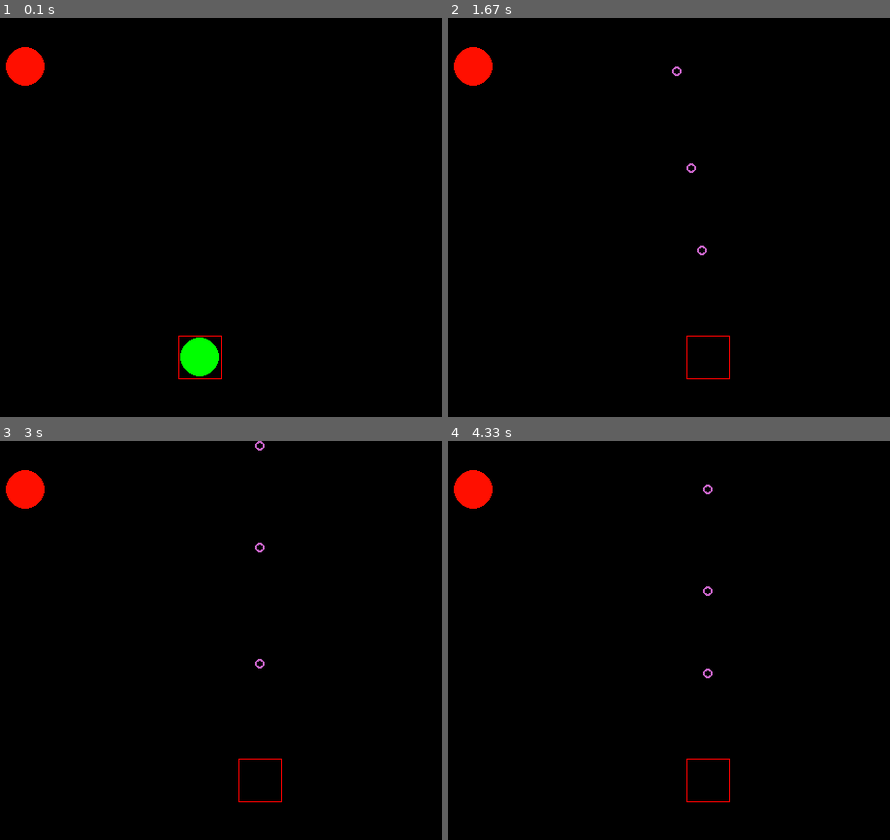
Above: before the commit, frames 1-4 (two rows, left to right).
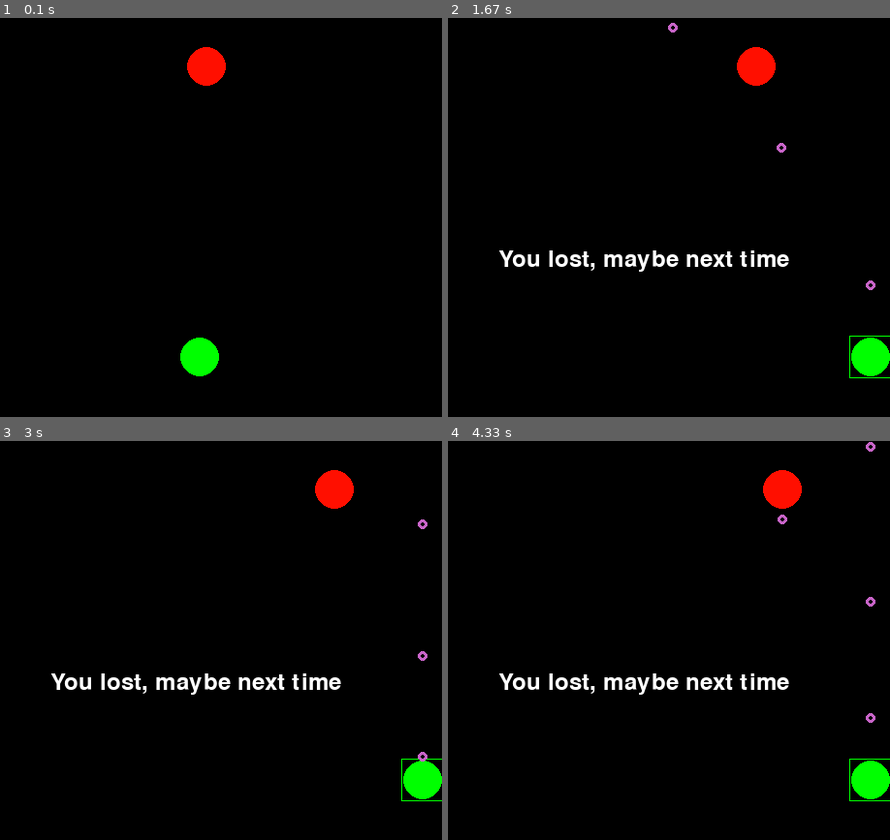
Above: after the commit, the same moments.

Repository: timoogo/pygame_space-invader
Game: pygame game, started from __main__.py
The game is run twice, just before and just after one commit, with the same random seed, the same clock (stepped at 60 frames per second) and the same inputs.
Inputs:
- Up to frame 1 (0.1 s): no input
- Up to frame 2 (1.67 s): hold Space 0.33-0.8 s; hold Right 0.33-0.8 s; hold Right 0.83-1.3 s; tap Space at 0.9, 1.2, 1.4 s; tap D at 0.98 s; hold Right from 1.33 s (still down); tap K at 1.48 s
- Up to frame 3 (3 s): tap Space at 1.7, 1.9, 2.2, 2.47, 2.77, 2.9 s; release Right at 1.8 s; hold Left 1.83-2.37 s; hold Left 2.4-2.8 s; tap D at 2.55 s; hold Right from 2.83 s (still down); tap K at 2.98 s
- Up to frame 4 (4.33 s): tap Space at 3.2, 3.57, 3.87, 4.07 s; release Right at 3.47 s; hold Left 3.5-3.97 s; hold Right from 4 s (still down); tap D at 4.15 s

The runs differ from the first frame. In frame 1, 1.4% of the frame differs, in the area x 1-52%, y 7-91%; in frame 2, 3.6%; in frame 3, 3.5%; in frame 4, 3.6%, in the area x 1-100%, y 0-91%.

Commit message:
major update

Diff:
--- /dev/null
+++ b/CollisionDetection.py
@@ -0,0 +1,13 @@
+import pygame
+import Projectile
+class CollisionDetection:
+    def __init__(self,screen, player, enemy, bullets):
+        self.screen = screen,
+        self.player = player
+        self.enemy = enemy
+        self.bullets = bullets
+        bullets = list[Projectile]
+
+    def Update(self):
+        if self.enemy.has_shot:
+            print("kill")
--- a/Enemy.py
+++ b/Enemy.py
@@ -1,26 +1,29 @@
 import pygame
+import random
 from Projectile import Projectile
 
 
 class Enemy:
-    def __init__(self, screen, player, tab_enemies):
-        self.cooldown_between_shots = 200
-
+    def __init__(self, screen, player):
+        self.cooldown_between_shots = 400
         self.last_fire = 0
         self.screen = screen
-        self.speed = 50
+        self.speed = 0.5
+        self.bullet_speed = 0.8
         self.position = [250, 50]
-        self.state = True
+        self.alive = True
         self.bulletColor = (255, 0, 0)
-        self.bulletPos = [250, 55]
         self.enemyColor = (255, 15, 0)
         self.radius = 20
         self.player = player
-        self.tab_enemies = tab_enemies
         self.projectiles: list[Projectile] = []
-        self.tab_enemies = tab_enemies
-        self.cooldown_between_shots = 200
         self.last_fire = 0
+        ### collision
+        self.collision_color = (255, 0, 0)
+        self.collision_offset = [22, 22]
+
+        ### DEBUGMODE ###
+        self.debug = False
     def Draw(self):
         pygame.draw.circle(self.screen, self.enemyColor, self.position, self.radius)
         self.Update()
@@ -30,33 +33,38 @@
     def Update(self):
         self.OnMoveEvent()
         self.OnShootEvent()
+        self.CollisionArea()
         for p in self.projectiles:
-            p.Move()
+            p.Update()
             if p.position[1] > 0:
                 del p
 
     def OnMoveEvent(self):
-        if self.position[0] <= self.screen.get_width() / 2:
-            self.Move(-1)
-        if self.position[0] >= self.screen.get_width() / 2:
-            self.Move(1)
+        if self.alive:
+            if self.position[0] < self.radius:
+                self.position[1]+=50
+                self.speed = -self.speed
+            elif self.position[0] >= self.screen.get_width() - self.radius:
+                self.position[1] += 50
+                self.speed = -self.speed
+            self.position[0] += self.speed
 
-    def Move(self, vec_dir):
-        if self.state:
-            self.position[0] += vec_dir * self.speed
-            if self.position[0] <= 0 + self.radius:
-                self.position[0] = self.radius
-                self.Move(1)
-            if self.position[0] >= self.screen.get_width() - self.radius:
-                self.position[0] = self.screen.get_width() - self.radius
-                self.Move(-1)
+
 
     def OnShootEvent(self):
-        keys = pygame.key.get_pressed()
-        if keys[pygame.K_b]:
-            now = pygame.time.get_ticks()
-            if now - self.last_fire >= self.cooldown_between_shots:
-                print(f'{now} is shot')
-                self.last_fire = now
-                start_projectile_pos = [*self.position]  # unpacking
-                self.projectiles.append(Projectile(start_projectile_pos, self.screen, owner="enemy"))
+        now = pygame.time.get_ticks()
+        if now - self.last_fire >= self.cooldown_between_shots:
+            self.last_fire = now
+            if random.randint(1, 100) <= 15: # shoots 15% of the time
+
+                    start_projectile_pos = [*self.position]  # unpacking
+                    self.projectiles.append(Projectile(start_projectile_pos, self.screen, self.bullet_speed, "enemy"))
+    def CollisionArea(self):
+        collision_area = [self.position[0] - self.collision_offset[0], self.position[1] - self.collision_offset[1]]
+        self.b_box= pygame.Rect(*collision_area, 2* self.collision_offset[0],2* self.collision_offset[1])
+        if self.debug:
+            pygame.draw.rect(self.screen, self.collision_color, self.b_box, 1)
+
+    def Die(self):
+        if self.alive:
+            self.alive = False
--- a/Player.py
+++ b/Player.py
@@ -1,9 +1,11 @@
+import math
+
 import pygame
 from Projectile import Projectile
-
+from Enemy import  Enemy
 
 class Player:
-    def __init__(self, screen, tab_enemies):
+    def __init__(self, screen):
         ### SOME REQUIRED CALC ###
         self.screen_x = screen.get_width()
         self.screen_y = screen.get_height()
@@ -11,29 +13,31 @@
         ### SCREEN ###
         self.screen = screen
         ### PLAYER STATS
-        self.speed = 0.75
-        self.position = [int(self.screen_x / 2), int(self.screen_y - self.offset_y)]
+        self.speed = 2
+        self.position  = [int(self.screen_x / 2), int(self.screen_y - self.offset_y)]
         self.alive = True
+        ### enemy
+        self.enemy = Enemy(screen, self)
+        #self.enemy_bullet = self.enemy.bulletPos
 
-
+        ### PLAYER COLORS AND DEBUG COLLISIONS ###
+        self.radius = 20
+        self.bullet_speed = 2
+        self.player_color = (0, 255, 0)
         self.debug = False
-        ### PLAYER COLORS AND DEBUG COLLISIONS###
-        self.radius = 20
-        self.player_color = (0, 255, 0)
-        self.debug_collision_color = (255, 0, 0)
         self.debug_death_color = (0, 0, 0)
+        self.collision_color = (0, 255, 0)
         self.collision_offset = [22, 22]
-        self.debug_collision_offset = 45
         ### PROJECTILES / SHOOT ###
         self.projectiles: list[Projectile] = []
-        self.tab_enemies = tab_enemies
-        self.cooldown_between_shots = 200
+        self.current_bullet = None
+        self.cooldown_between_shots = 400
         self.last_fire = 0
-
+        ### DEBUGMODE ###
+        self.debug = False
     def Draw(self):
         pygame.draw.circle(self.screen, self.player_color, self.position, self.radius)
-        if not self.alive:
-            pygame.draw.rect(self.screen, self.debug_death_color, (0, 300, self.screen_x, 600))
+
 
         self.Update()
         for p in self.projectiles:
@@ -41,18 +45,20 @@
 
     def Update(self):
         self.OnMoveEvent()
-        self.CollisionArea()
+        self.UpdateCollisionArea()
         self.OnCollisionEvent()
         self.OnShootEvent()
         for p in self.projectiles:
-            p.Move()
+            p.Update()
             if p.position[1] > 0:
                 del p
+#        print(self.enemy_bullet)
 
-    def CollisionArea(self):
-        debug_collision_area = [self.position[0] - self.collision_offset[0], self.position[1] - self.collision_offset[1]]
-        pygame.draw.rect(self.screen, self.debug_collision_color, pygame.Rect(*debug_collision_area, self.debug_collision_offset, self.debug_collision_offset), 1)
-
+    def UpdateCollisionArea(self):
+        collision_area = [self.position[0] - self.collision_offset[0], self.position[1] - self.collision_offset[1]]
+        self.b_box= pygame.Rect(*collision_area, 2* self.collision_offset[0],2* self.collision_offset[1])
+        if self.debug:
+            pygame.draw.rect(self.screen, self.collision_color, self.b_box, 1)
     def Move(self, vec_dir):
         if self.alive:
             self.position[0] += vec_dir * self.speed
@@ -69,6 +75,8 @@
             self.Move(1)
 
     def OnCollisionEvent(self):
+        col = math.sqrt(math.pow(self.position[0] - self.enemy.position[1], 2) + math.pow(self.position[1] - self.enemy.position[1], 2))
+
         keys = pygame.key.get_pressed()
         if keys[pygame.K_k]:
             self.debug = True
@@ -84,9 +92,8 @@
             if now - self.last_fire >= self.cooldown_between_shots:
                 self.last_fire = now
                 start_projectile_pos = [*self.position]  # unpacking
-                self.projectiles.append(Projectile(start_projectile_pos, self.screen, owner="player"))
+                current_projectile = self.projectiles.append(Projectile(start_projectile_pos, self.screen, self.bullet_speed, "player"))
 
     def Die(self):
-        if self.alive and self.debug:
+        if self.alive :
             self.alive = False
-            print(self.alive)
--- a/Projectile.py
+++ b/Projectile.py
@@ -1,24 +1,39 @@
 import pygame
 
-
 class Projectile:
-    def __init__(self, pos, screen,owner):
+    def __init__(self, pos, screen, speed, owner):
+        ### PLAYER STATS ###
         self.color = (255, 255, 255)
         self.width = 5
-        self.speed = 5
-        self.vel = 1.15
+        self.height = 3
+        self.speed = speed
         self.position = pos
         self.owner = owner
+        ### DEBUG MODE ###
+        self.debug = False
+        self.collision_offset = [10,10]
+        self.debug_collision_color = (0, 255, 0)
         self.screen = screen
         self.bulletColor = (200, 100, 200)
-        self.hasShot = False
         self.projectiles = []
 
+
     def Draw(self):
-        pygame.draw.circle(self.screen, self.bulletColor, self.position, self.width, 2)
+         pygame.draw.circle(self.screen, self.bulletColor, self.position, self.width, self.height )
 
-    def Move(self):
+    def UpdateCollisionArea(self):
+        collision_area = [self.position[0] - self.collision_offset[0], self.position[1] - self.collision_offset[1]]
+        self.b_box= pygame.Rect(*collision_area, 2* self.collision_offset[0],2* self.collision_offset[1])
+        if self.debug:
+            pygame.draw.rect(self.screen, self.debug_collision_color, self.b_box, 1)
+
+    def Update(self):
         if self.owner == "player":
             self.position[1] -= self.speed
+
         elif self.owner == "enemy":
             self.position[1] += self.speed
+        self.UpdateCollisionArea()
+
+    def LastBullet(self):
+        return self.projectiles[-1]
--- a/__main__.py
+++ b/__main__.py
@@ -1,5 +1,7 @@
 from Player import *
 from Enemy import *
+from Projectile import *
+
 import pygame
 
 module_charge = pygame.init()
@@ -8,35 +10,71 @@
 # Variable to keep the main loop game_is_running
 game_is_running = True
 
-favicon = "assets/space_invader_logo.png"
+favicon = "./assets/space_invader_logo.png"
 
 screen = pygame.display.set_mode((500, 500))
+s = screen
 # fullscreen = pygame.display.set_mode((0,0), pygame.FULLSCREEN)
 pygame.display.set_caption("Space Invader by timogo")
 img = pygame.image.load(favicon).convert()
-print(img)
-i = 0
+
+
 tmp_pos = (0, 0)
 tab_enemies = []
-player = Player(screen, tab_enemies)
-enemy = Enemy(screen,player,  tab_enemies)
-tab_enemies.append(Enemy(screen, player, tab_enemies))
+player = Player(screen)
+enemy = Enemy(screen, player)
+p = Projectile(screen, player.position, 5, "player")
+colD = ""
+# tab_enemies.append(Enemy(screen, player, tab_enemies))
+last_check = 0
+
+def Lose(screen):
+    font = pygame.font.Font(None, 36)
+
+    text = font.render("You lost, maybe next time ", True, (255, 255, 255))
+    text_rect = text.get_rect()
+    text_x = screen.get_width() / 2 - text_rect.width / 2
+    text_y = screen.get_height() / 2 - text_rect.height / 2
+    screen.blit(text, [text_x, text_y])
+
+def WinScreen(screen):
+    font = pygame.font.Font(None, 36)
+    # If game over is true, draw game over
+    text = font.render("You won", True, (255, 255, 255))
+    text_rect = text.get_rect()
+    text_x = screen.get_width() / 2 - text_rect.width / 2
+    text_y = screen.get_height() / 2 - text_rect.height / 2
+    screen.blit(text, [text_x, text_y])
+clock = pygame.time.Clock()
+while game_is_running:
+    clock.tick(300 )
+    screen.fill((0, 0, 0))
+
+    now = pygame.time.get_ticks()
+    if now -last_check >= 300: # check every 300ms
+        for p in player.projectiles:
+            if p.b_box.colliderect(enemy.b_box):
+                enemy.Die()
+        for p in enemy.projectiles:
+            if p.b_box.colliderect(player.b_box):
+                player.Die()
+        last_check = pygame.time.get_ticks()
 
 
+    if not player.alive:
+        Lose(screen)
 
-while game_is_running:
-    screen.fill((0, 0, 0))
-    i += 1
+    elif not enemy.alive:
+        WinScreen(screen)
 
-    for event in pygame.event.get():
-       # enemy.Shoot()
-        player.Update()
-        enemy.Update()
-
-        if event.type == pygame.QUIT:
-            game_is_running = False
+    else:
+        for event in pygame.event.get():
+            player.Update()
+            enemy.Update()
+            if event.type == pygame.QUIT:
+                game_is_running = False
     for to_draw in [player, enemy]:
         to_draw.Draw()
-    # player.Draw()
-    # enemy.Draw()
+        # player.Draw()
+        # enemy.Draw()
     pygame.display.flip()
